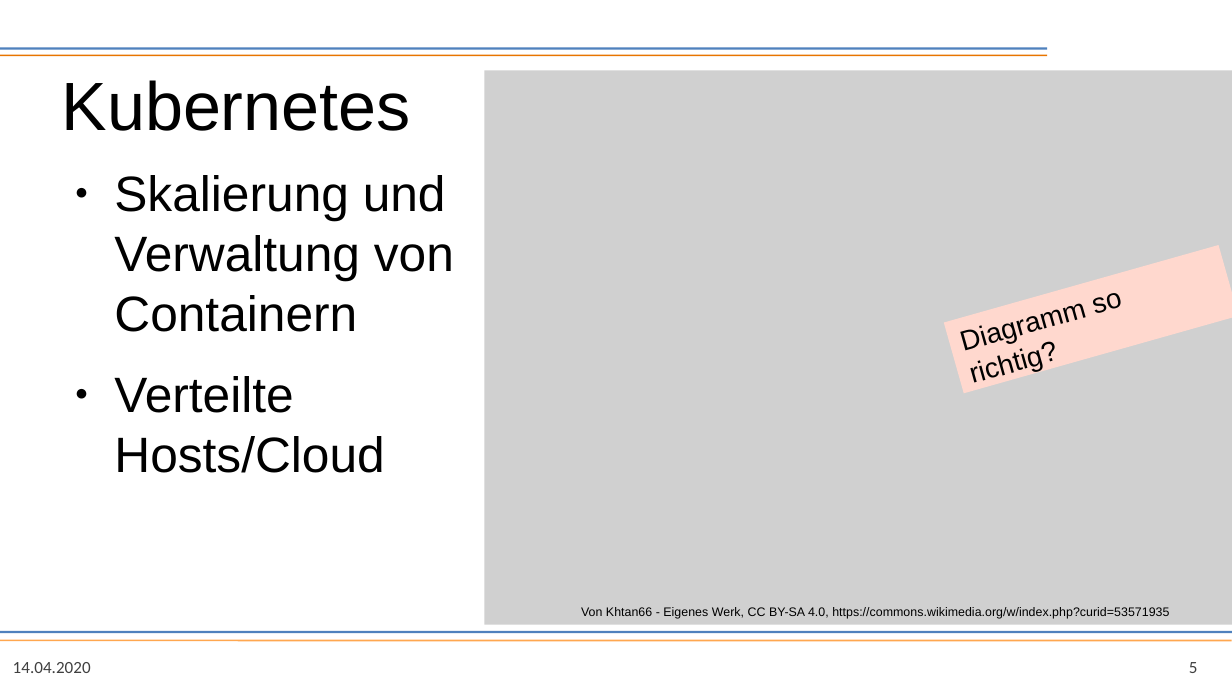
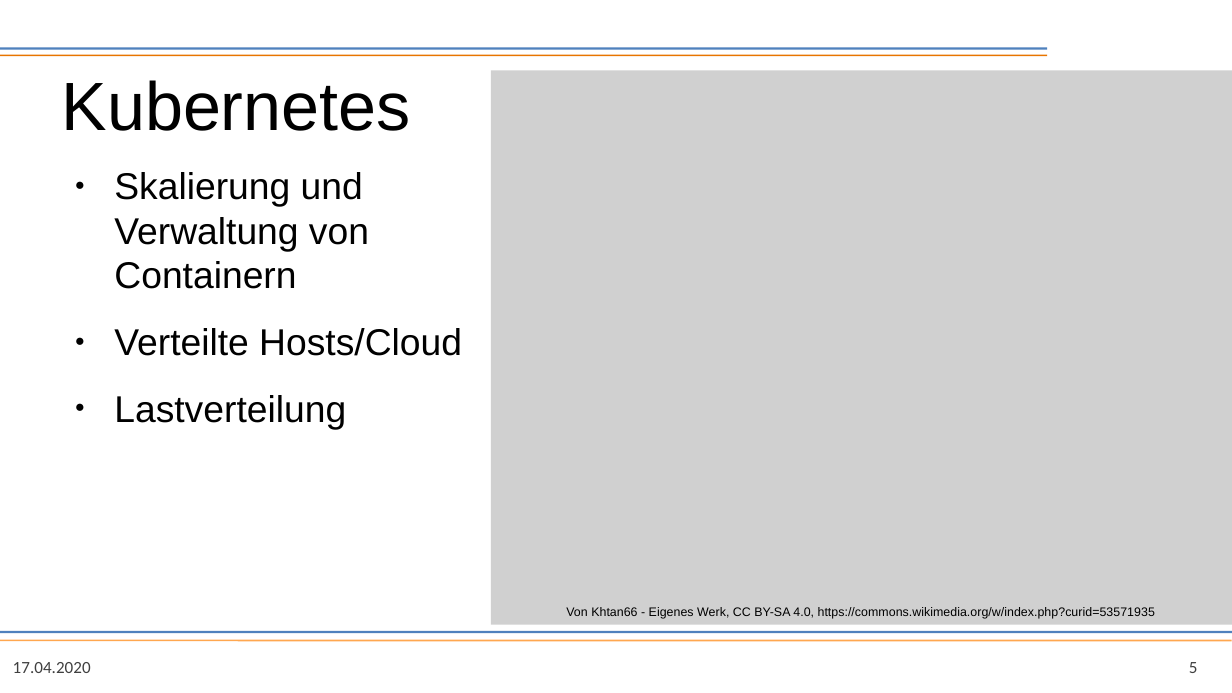
Before and after one commit to kiddikai/ansible-kubernetes, a slide deck: slide 5 of doc/presentation/presentation.odp. Drawn at 1232x693 pixels with LibreOffice and Linux fonts; fonts in the diff are those of the drawing; grey boxes stand for pictures; background and template pictures are left out. Boxes give left, top, right and bottom in pixels: in the first picture for what was removed or moved away, otherwise in the second. Text is boxed around its words. In the diff, an @@ line names an element or a change of style, - is before the commit and + after.

```diff
--- a/doc/presentation/presentation.odp
+++ b/doc/presentation/presentation.odp
@@ picture "Von Khtan66 - Eigenes Werk, ...": place and size @@
-picture "Von Khtan66 - Eigenes Werk, ..." at bbox=[485, 70, 1232, 625]
+picture "Von Khtan66 - Eigenes Werk, ..." at bbox=[491, 70, 1232, 625]
@@ text at bbox=[114, 172, 462, 356]: size 32 to 24 pt in "Skalierung und Verwaltung von Containern", "Verteilte Hosts/Cloud" @@
@@ rectangle removed at bbox=[945, 245, 1232, 394] @@
-Diagramm so richtig?
@@ text at bbox=[114, 395, 346, 429]: paragraph added @@
+● Lastverteilung
@@ text at bbox=[13, 662, 91, 673]: text changed @@
-14.04.2020
+17.04.2020
```
Also in this commit, not shown: 10 other slides changed, 2 slides added, 1 slide removed, 23 other files.
